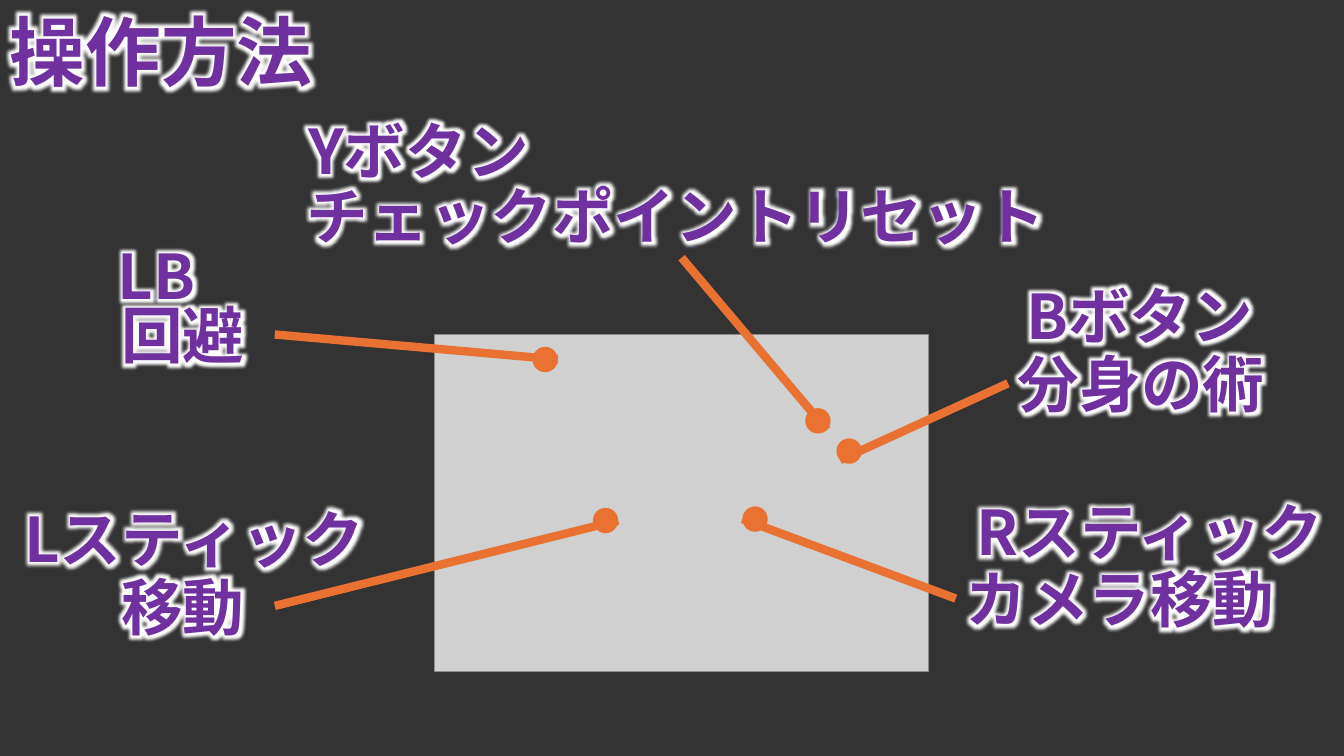
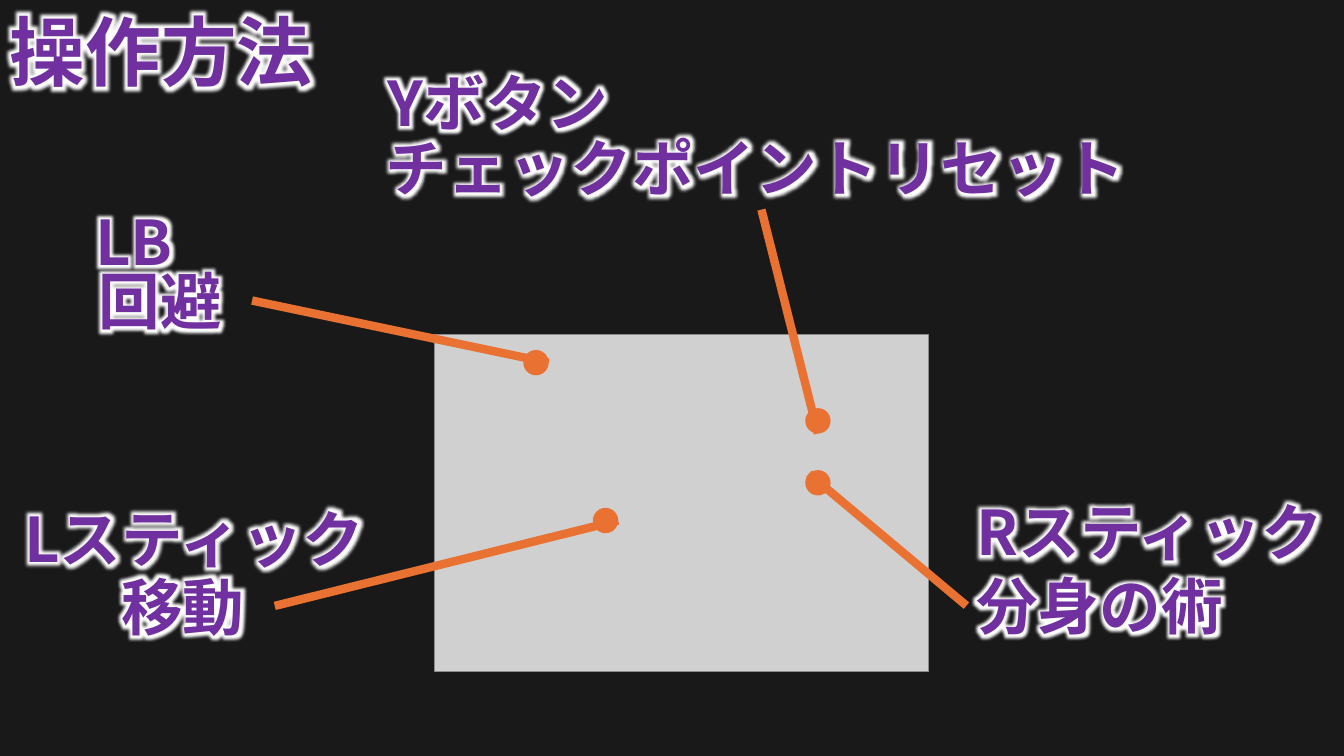
Before and after one commit to TomoyaKanazaki/TeamNinja, a slide deck: slide 6 of 98_plan/00_pptx/100_mainplan.pptx (slide 5 before the commit). Drawn at 1344x756 pixels with LibreOffice and Linux fonts; fonts in the diff are those of the drawing; grey boxes stand for pictures; background and template pictures are left out. Boxes give left, top, right and bottom in pixels: in the first picture for what was removed or moved away, otherwise in the second. Text is boxed around its words. In the diff, an @@ line names an element or a change of style, - is before the commit and + after.

```diff
--- a/98_plan/00_pptx/100_mainplan.pptx
+++ b/98_plan/00_pptx/100_mainplan.pptx
@@ rectangle at (0, 0, 1344, 756): fill #000000 at 80% opacity to #000000 at 90% opacity @@
@@ text "Yボタン": place and size @@
-text "Yボタン" at (308, 111, 529, 190)
+text "Yボタン" at (388, 63, 609, 142)
@@ text "チェックポイントリセット": place and size @@
-text "チェックポイントリセット" at (306, 176, 1045, 250)
+text "チェックポイントリセット" at (386, 128, 1125, 202)
@@ text "LB": place and size @@
-text "LB" at (118, 236, 196, 315)
+text "LB" at (95, 202, 173, 281)
@@ line moved from (682, 258) - (827, 430) to (761, 210) - (818, 434) @@
@@ text "回避": place and size @@
-text "回避" at (121, 295, 244, 374)
+text "回避" at (99, 261, 222, 340)
@@ text removed at (1026, 276, 1253, 355) @@
-Bボタン
@@ line moved from (558, 360) - (275, 335) to (548, 363) - (252, 300) @@
@@ ellipse: place and size @@
-ellipse at (532, 347, 558, 372)
+ellipse at (523, 350, 548, 375)
@@ line removed from (1008, 383) to (840, 460) @@
@@ ellipse removed at (837, 439, 862, 464) @@
@@ ellipse: place and size @@
-ellipse at (743, 506, 768, 531)
+ellipse at (806, 470, 831, 495)
@@ line moved from (743, 519) - (956, 599) to (810, 474) - (967, 606) @@
@@ text removed at (966, 559, 1274, 638) @@
-カメラ移動
@@ text "分身の術": place and size @@
-text "分身の術" at (1018, 344, 1264, 423)
+text "分身の術" at (976, 566, 1222, 645)
```
Also in this commit, not shown: 8 other slides changed, 1 slide added, 2 other files.
